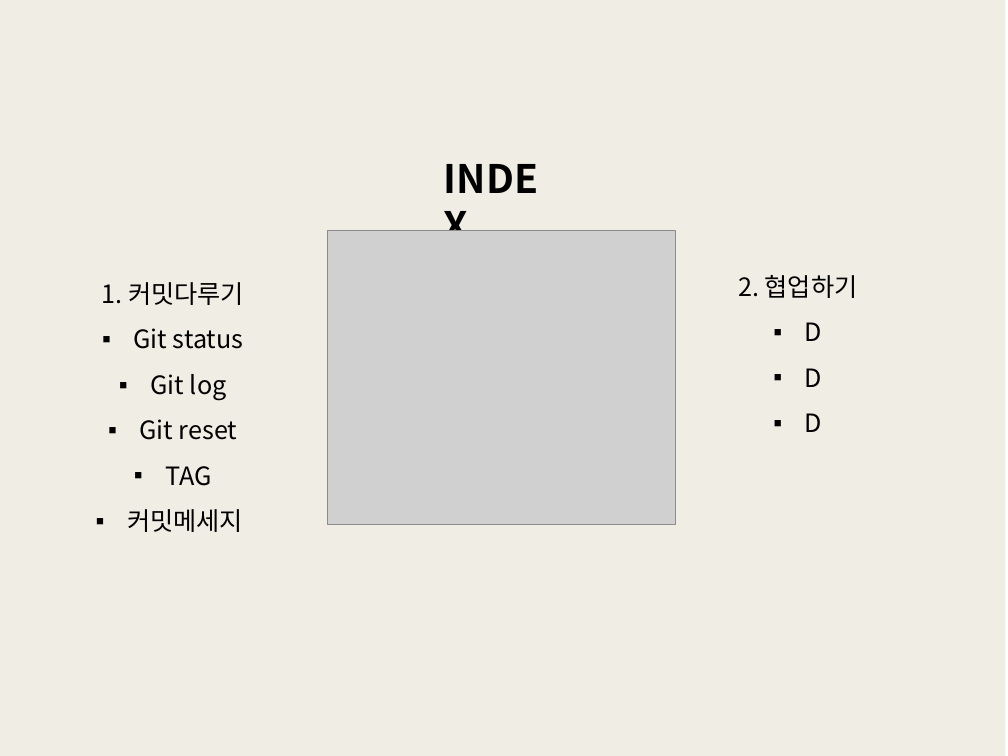
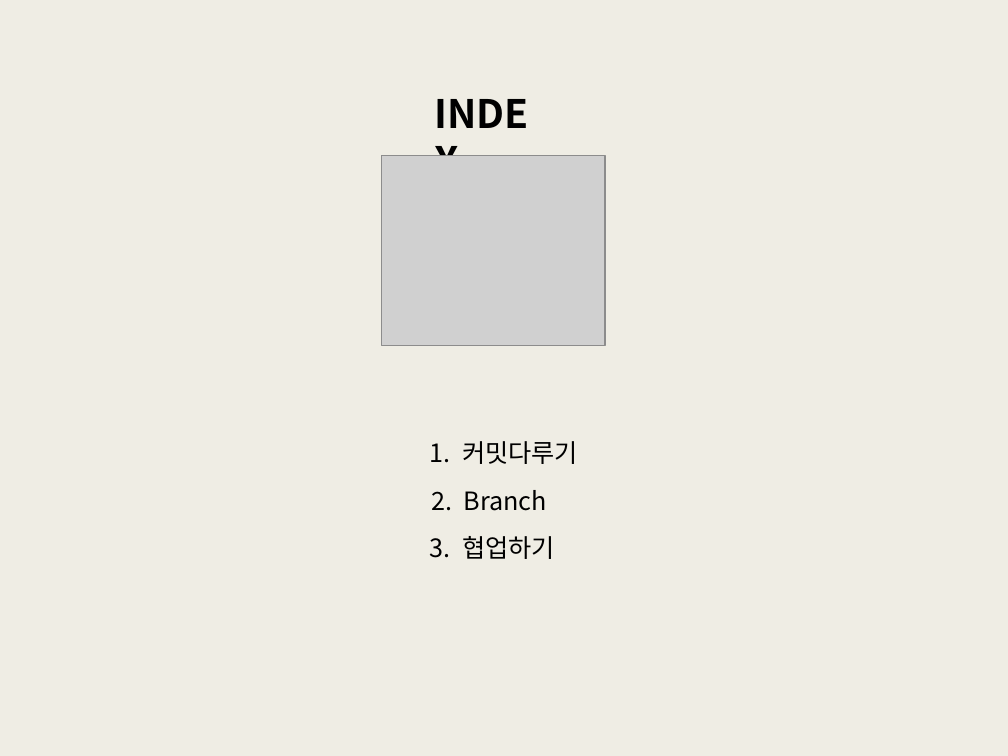
Before and after one commit to lee-bomi/TIL, a slide deck: slide 2 of Today I learned/git.pptx. Drawn at 1008x756 pixels with LibreOffice and Linux fonts; fonts in the diff are those of the drawing; grey boxes stand for pictures. Boxes give left, top, right and bottom in pixels: in the first picture for what was removed or moved away, otherwise in the second. Text is boxed around its words. In the diff, an @@ line names an element or a change of style, - is before the commit and + after.

```diff
--- a/Today I learned/git.pptx
+++ b/Today I learned/git.pptx
@@ text "INDEX": place and size @@
-text "INDEX" at bbox=[434, 149, 570, 207]
+text "INDEX" at bbox=[424, 85, 559, 142]
@@ picture: place and size @@
-picture at bbox=[328, 231, 675, 525]
+picture at bbox=[381, 156, 605, 346]
@@ text at bbox=[127, 328, 244, 532]: paragraphs removed @@
-▪ Git status
-▪ Git log
-▪ Git reset
-▪ TAG
-▪ 커밋메세지
@@ text "1. 커밋다루기": place and size @@
-text "1. 커밋다루기" at bbox=[102, 282, 244, 532]
+text "1. 커밋다루기" at bbox=[430, 441, 578, 464]
@@ text at bbox=[431, 490, 546, 511]: text changed @@
-2. 협업하기
-▪ D
-▪ D
-▪ D
+2. Branch
@@ text added at bbox=[430, 536, 555, 559], 18 pt, text #000000 @@
+3. 협업하기
```
Also in this commit, not shown: 2 other slides changed, 14 slides added, 45 other files.
